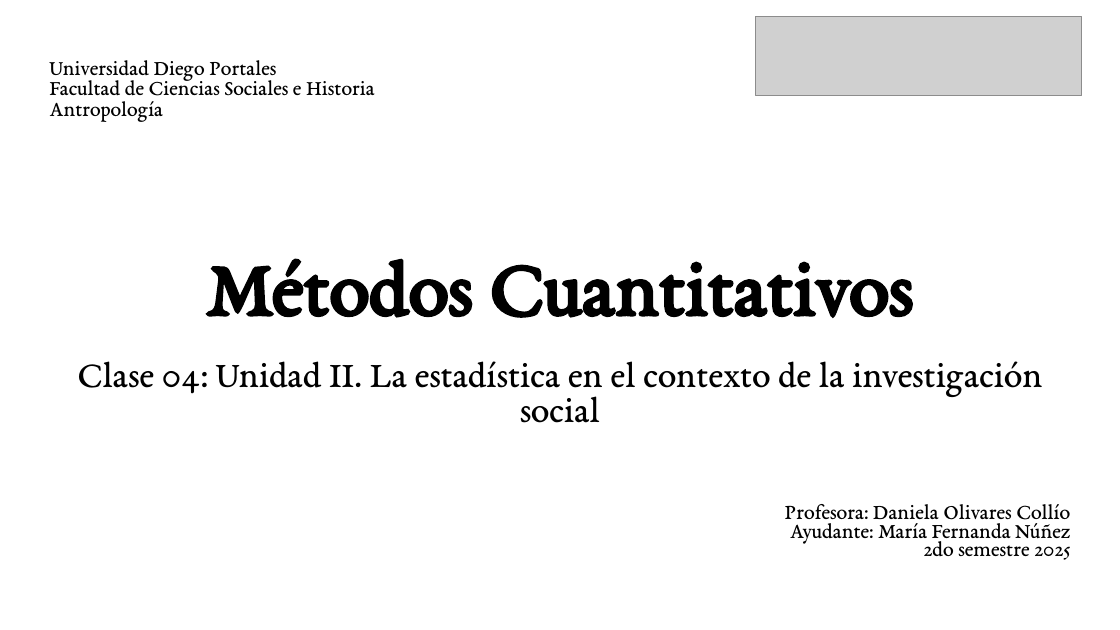
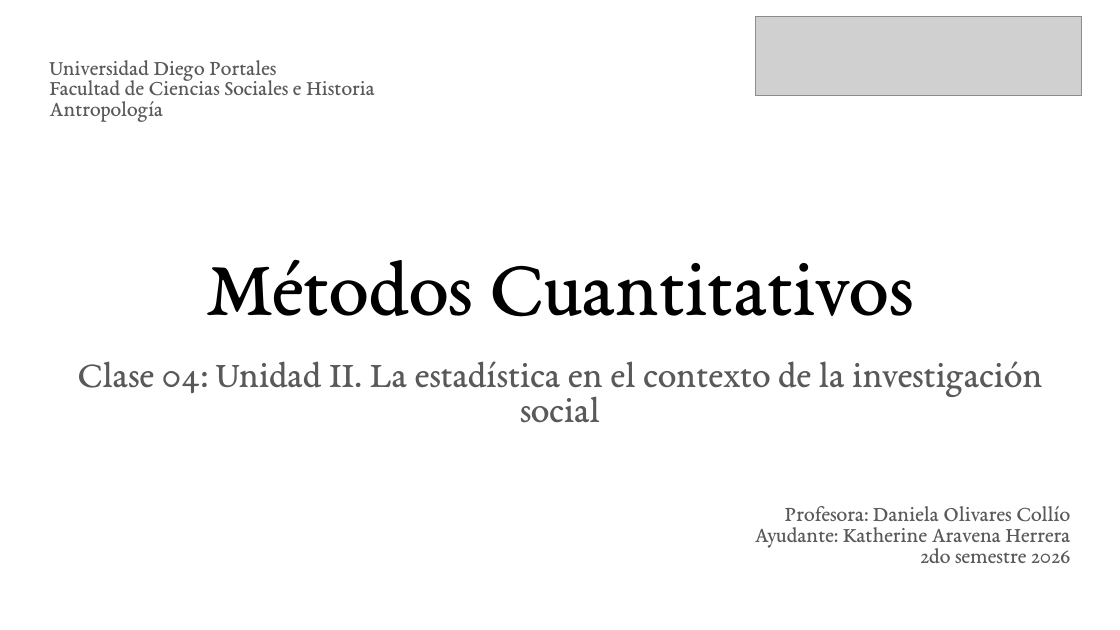
Before and after one commit to udp-metodos-cuantitativos/curso-2026, a slide deck: slide 1 of clases/clase_04/clase_04.pptx. Drawn at 1120x630 pixels with LibreOffice and Linux fonts; fonts in the diff are those of the drawing; grey boxes stand for pictures. Boxes give left, top, right and bottom in pixels: in the first picture for what was removed or moved away, otherwise in the second. Text is boxed around its words. In the diff, an @@ line names an element or a change of style, - is before the commit and + after.

Commit message:
up clase 5

```diff
--- a/clases/clase_04/clase_04.pptx
+++ b/clases/clase_04/clase_04.pptx
@@ subtitle "Universidad Diego Portales" at [49, 60, 375, 122]: text colour #000000 to #595959 @@
@@ title "Métodos Cuantitativos" at [206, 259, 913, 317]: bold off @@
@@ subtitle "Clase 04: Unidad II. La ..." at [77, 361, 1042, 423]: text colour #000000 to #595959 @@
@@ subtitle at [785, 506, 1070, 528]: text colour #000000 to #595959 in "Profesora: Daniela Olivares Collío"; line spacing 0.7 to 0.8 @@
@@ subtitle at [755, 527, 1071, 563]: text changed; text colour #000000 to #595959 @@
-Ayudante: María Fernanda Núñez
-2do semestre 2025
+Ayudante: Katherine Aravena Herrera
+2do semestre 2026
```
Also in this commit, not shown: 1 other slide changed, 20 other files.
